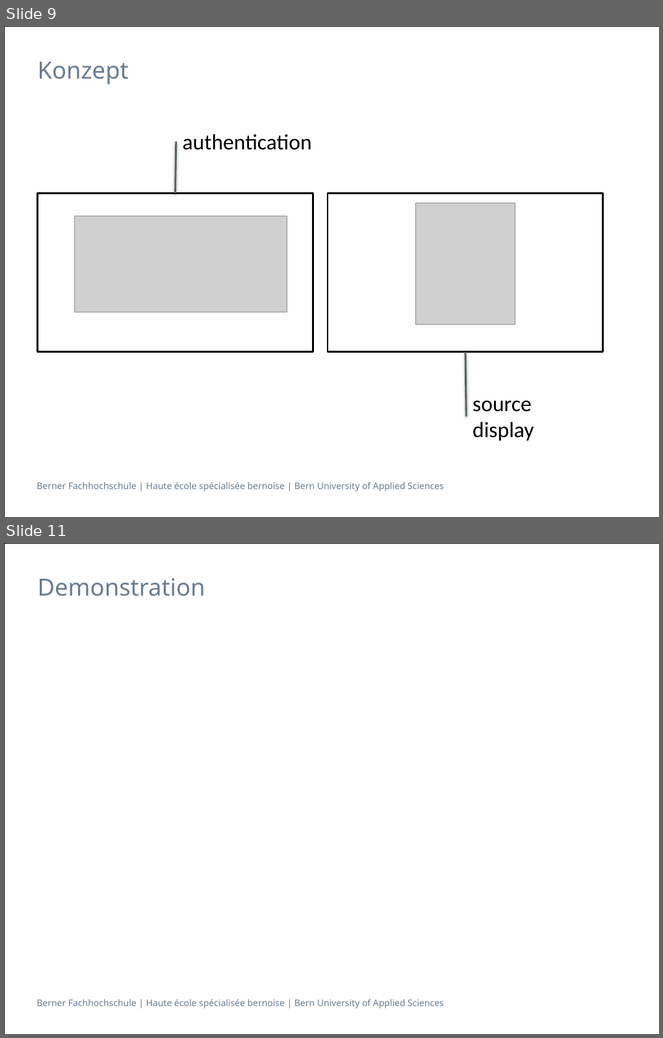
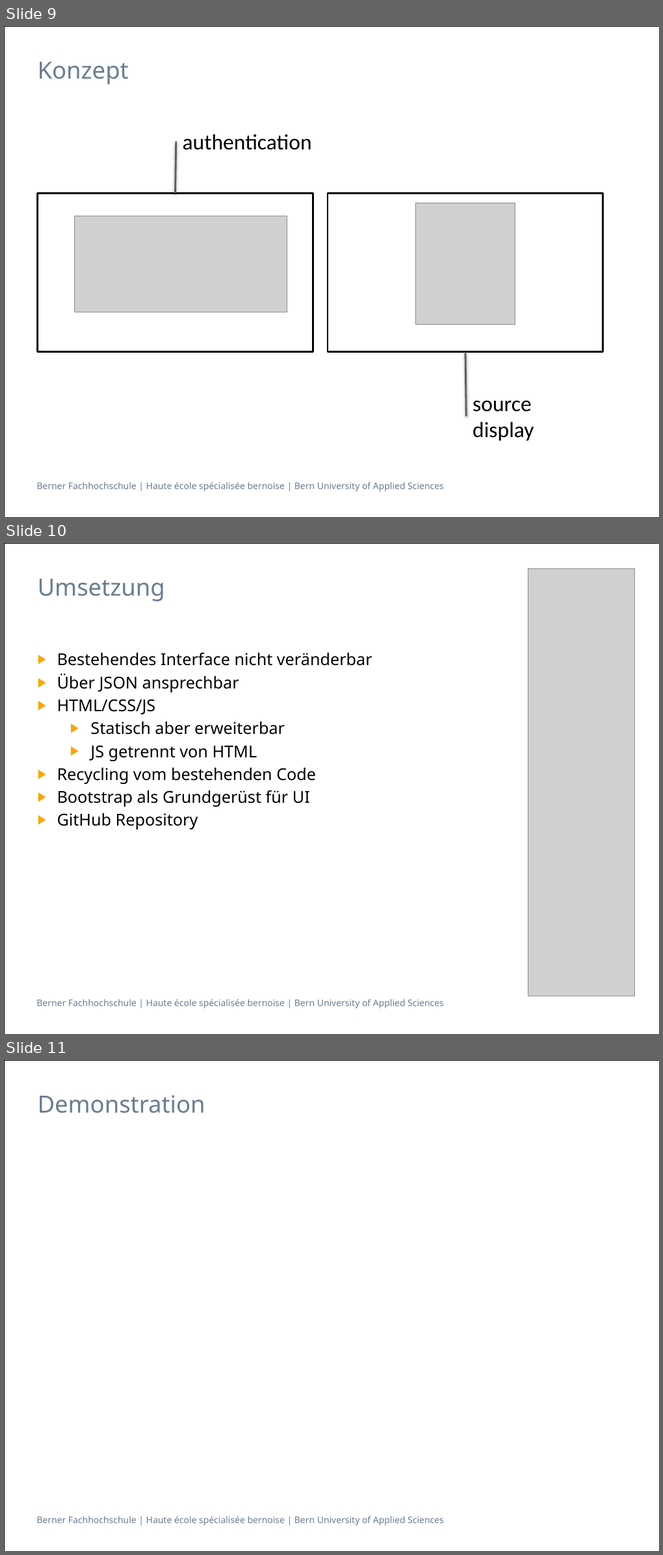
Before and after one commit to ramol1/MisMatrix, a slide deck: documentation/mismatrix_zwischenreview_präsentation.pptx. Shown one above the other, each under a label of ours: slides 9 and 11 before the commit, slides 9, 10 and 11 after it; the slides between them are not shown. The pictures are 663x1038 and 663x1555 pixels, drawn with LibreOffice and Linux fonts; fonts in the diff are those of the drawing; grey boxes stand for pictures. Boxes give left, top, right and bottom in pixels: in the first picture for what was removed or moved away, otherwise in the second. Text is boxed around its words. In the diff, an @@ line names an element or a change of style, - is before the commit and + after.

```diff
--- a/documentation/mismatrix_zwischenreview_präsentation.pptx
+++ b/documentation/mismatrix_zwischenreview_präsentation.pptx
@@ slide 10 added at (4,543,659,1034), background #FFFFFF; not listed: 2 template elements that a slide beside it also shows @@
@@ title added at (38,579,165,601), 26 pt, text #697D91 @@
+Umsetzung
@@ picture added at (528,568,635,997) @@
@@ text added at (57,652,373,830), 18 pt, text #000000 @@
+▶ Bestehendes Interface nicht veränderbar
+▶ Über JSON ansprechbar
+▶ HTML/CSS/JS
+  ▶ Statisch aber erweiterbar
+  ▶ JS getrennt von HTML
+▶ Recycling vom bestehenden Code
+▶ Bootstrap als Grundgerüst für UI
+▶ GitHub Repository
```
Also in this commit, not shown: 1 slide removed.
